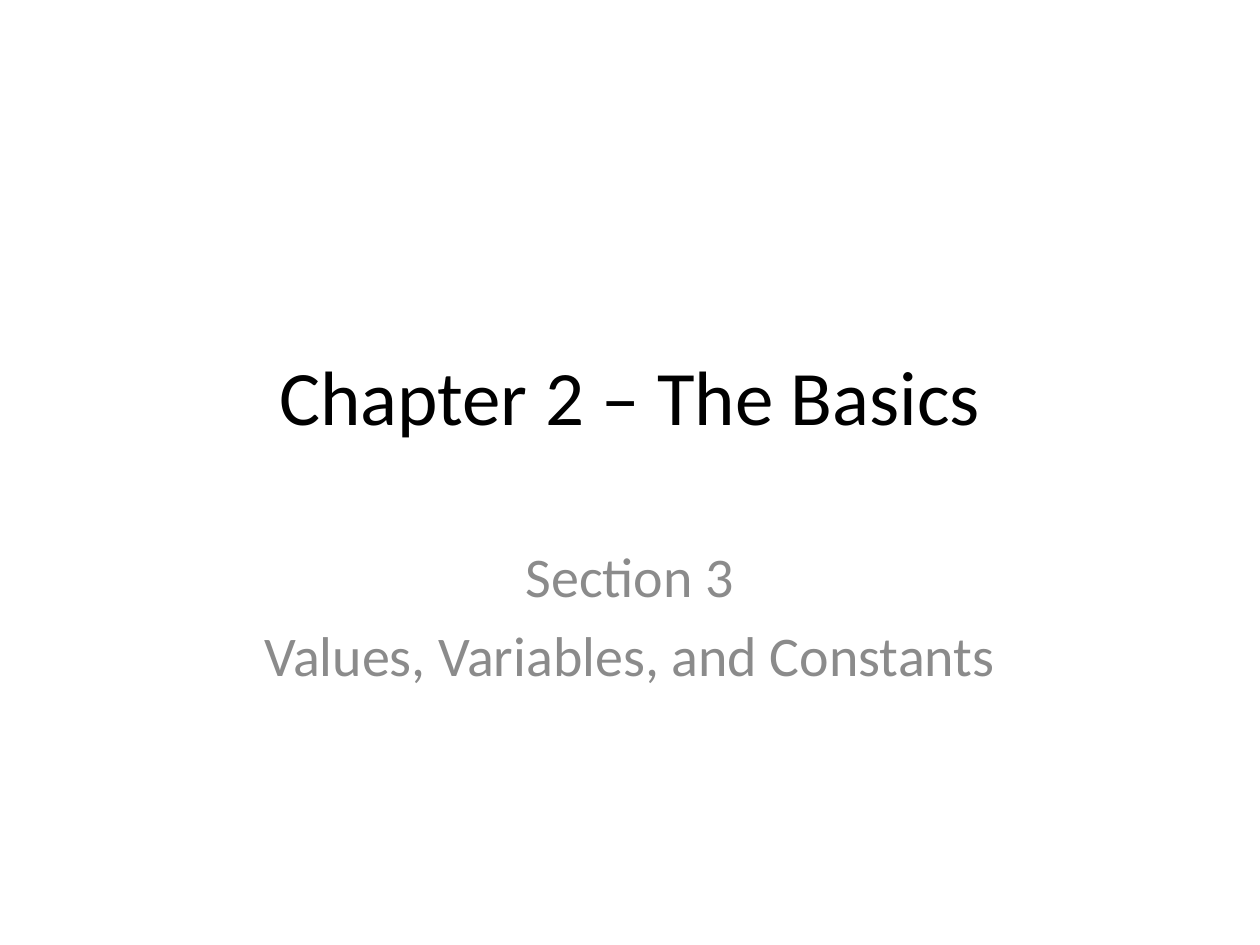
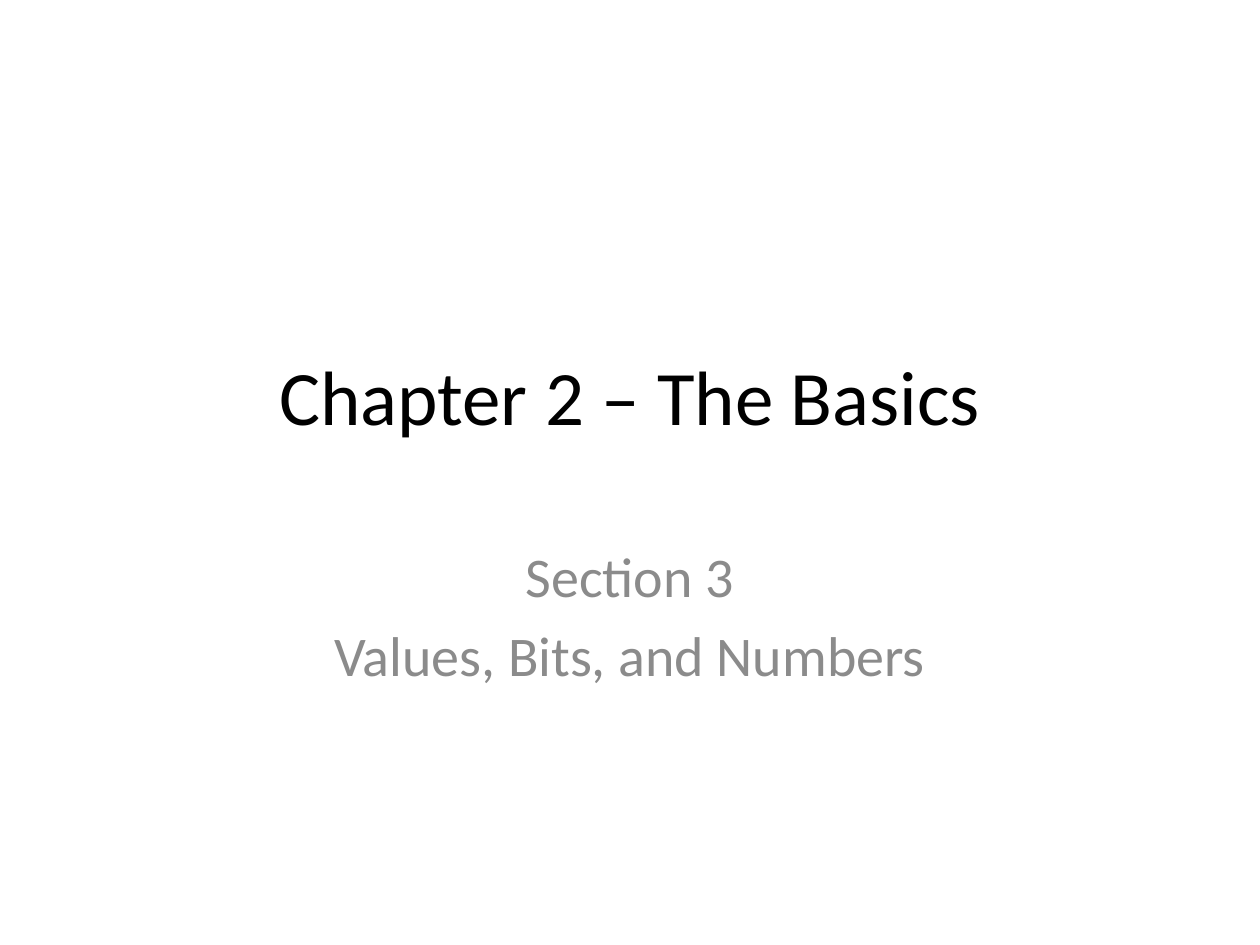
Before and after one commit to xiliax/go-lang-programming, a slide deck: slide 38 of doc/Go-Lang-Programming.pptx (slide 20 before the commit). Drawn at 1260x945 pixels with LibreOffice and Linux fonts; fonts in the diff are those of the drawing. Boxes give left, top, right and bottom in pixels: in the first picture for what was removed or moved away, otherwise in the second. Text is boxed around its words. In the diff, an @@ line names an element or a change of style, - is before the commit and + after.

Commit message:
c02s03 - Values, Bits, and Numbers - Updated docs, slides, and code sample.

```diff
--- a/doc/Go-Lang-Programming.pptx
+++ b/doc/Go-Lang-Programming.pptx
@@ subtitle at box(334, 637, 925, 683): text changed @@
-Values, Variables, and Constants
+Values, Bits, and Numbers
```
Also in this commit, not shown: 2 other slides changed, 41 slides added, 48 other files.
